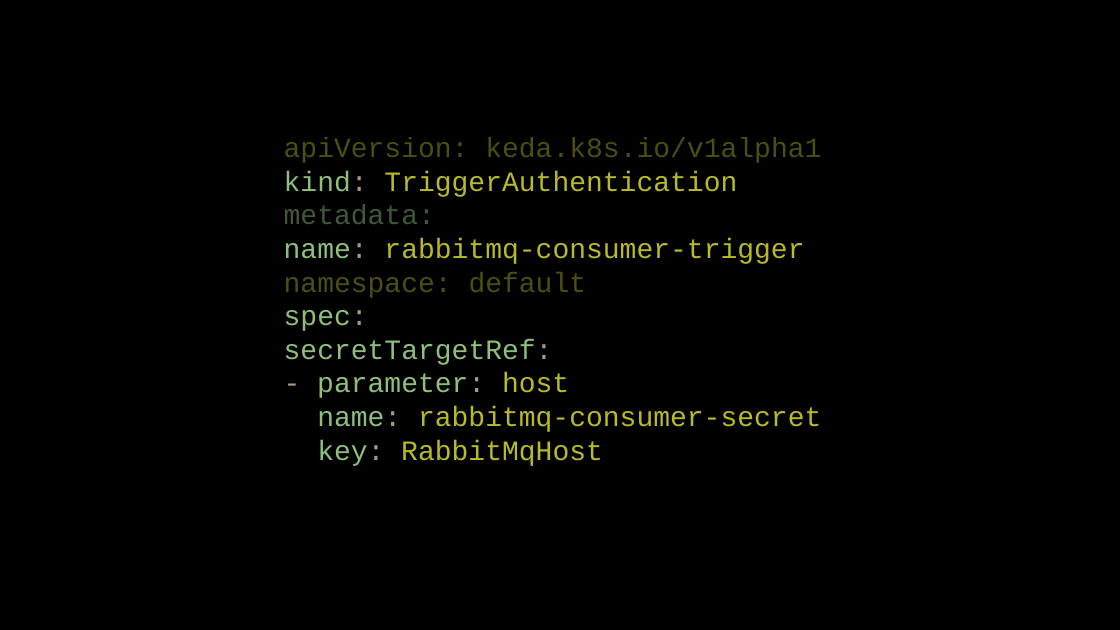
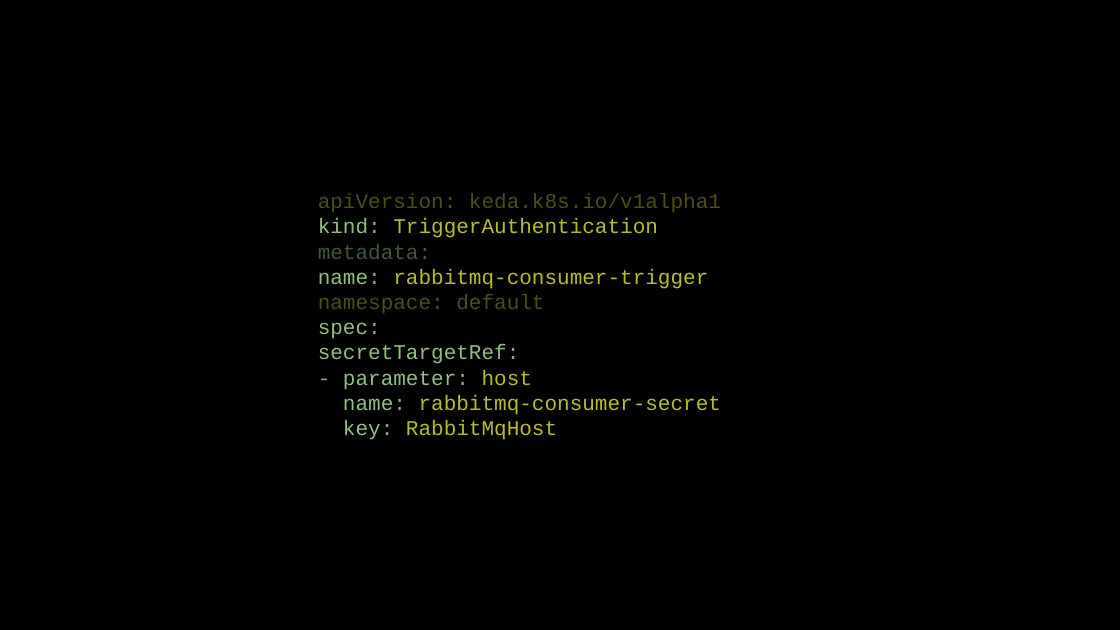
Before and after one commit to eashi/keda-workshop, a slide deck: slide 25 of preso.pptx (slide 24 before the commit). Drawn at 1120x630 pixels with LibreOffice and Linux fonts; fonts in the diff are those of the drawing. Boxes give left, top, right and bottom in pixels: in the first picture for what was removed or moved away, otherwise in the second. Text is boxed around its words. In the diff, an @@ line names an element or a change of style, - is before the commit and + after.

```diff
--- a/preso.pptx
+++ b/preso.pptx
@@ text "apiVersion: keda.k8s.io/v1alpha1": place and size @@
-text "apiVersion: keda.k8s.io/v1alpha1" at box(284, 137, 821, 466)
+text "apiVersion: keda.k8s.io/v1alpha1" at box(318, 193, 721, 440)
@@ text "apiVersion: keda.k8s.io/v1alpha1" at box(318, 193, 721, 440): size 24 to 18 pt @@
```
Also in this commit, not shown: 3 other slides changed, 1 slide added.
